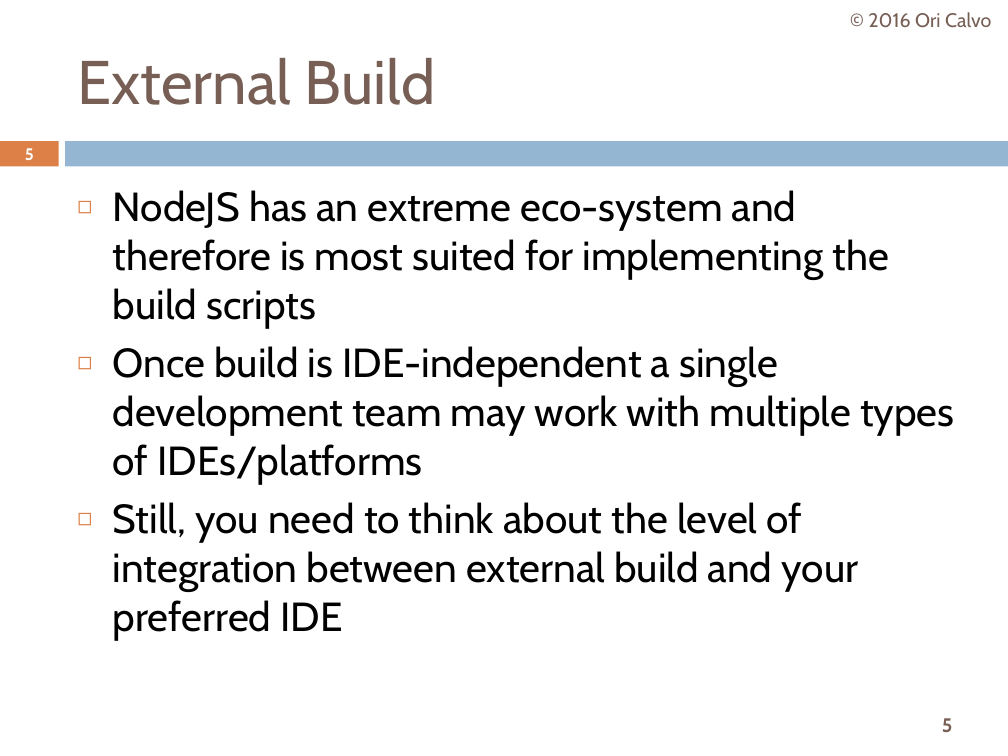
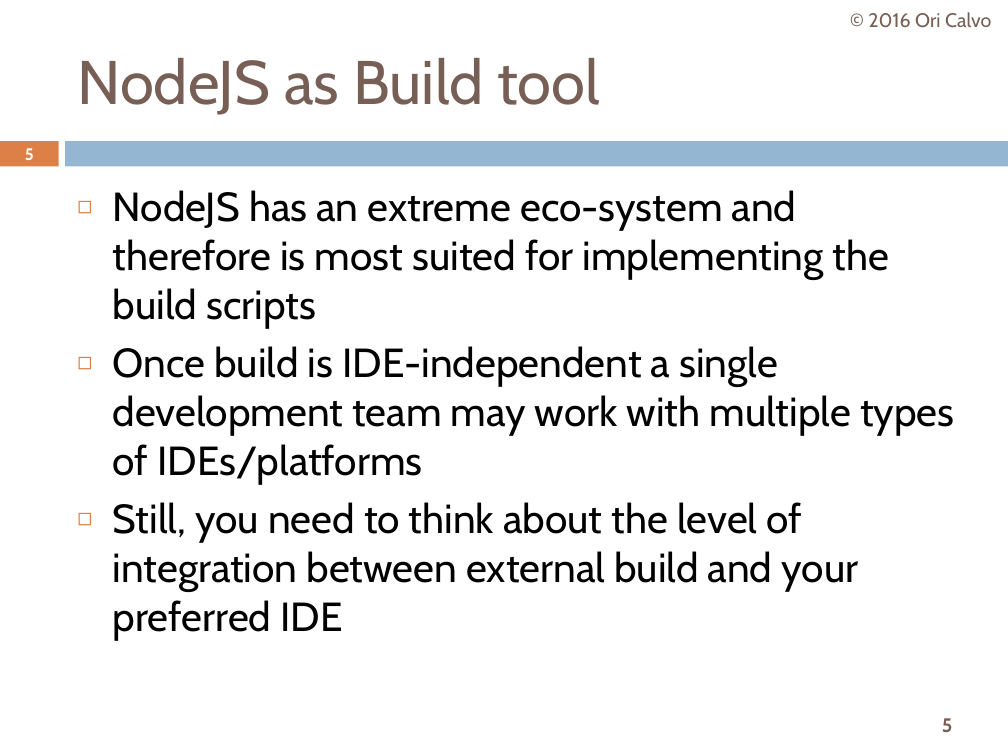
Before and after one commit to oricalvo/course-angular, a slide deck: slide 5 of PPTs/01 Build & Setup.pptx. Drawn at 1008x756 pixels with LibreOffice and Linux fonts; fonts in the diff are those of the drawing. Boxes give left, top, right and bottom in pixels: in the first picture for what was removed or moved away, otherwise in the second. Text is boxed around its words. In the diff, an @@ line names an element or a change of style, - is before the commit and + after.

```diff
--- a/PPTs/01 Build & Setup.pptx
+++ b/PPTs/01 Build & Setup.pptx
@@ title at [77, 58, 600, 115]: text changed @@
-External Build
+NodeJS as Build tool
```
Also in this commit, not shown: 16 other slides changed, 4 slides added, 12 slides removed, 17 other files.
